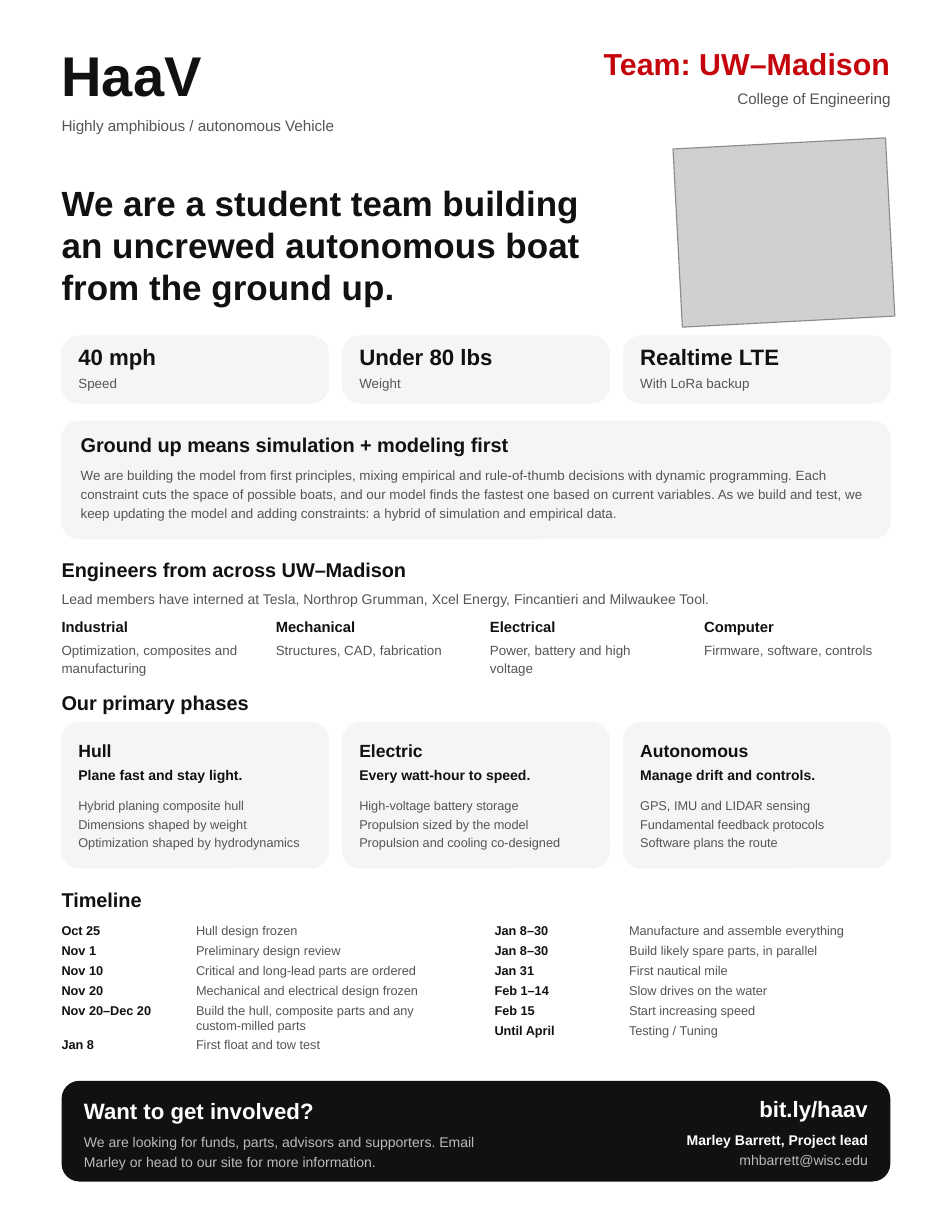
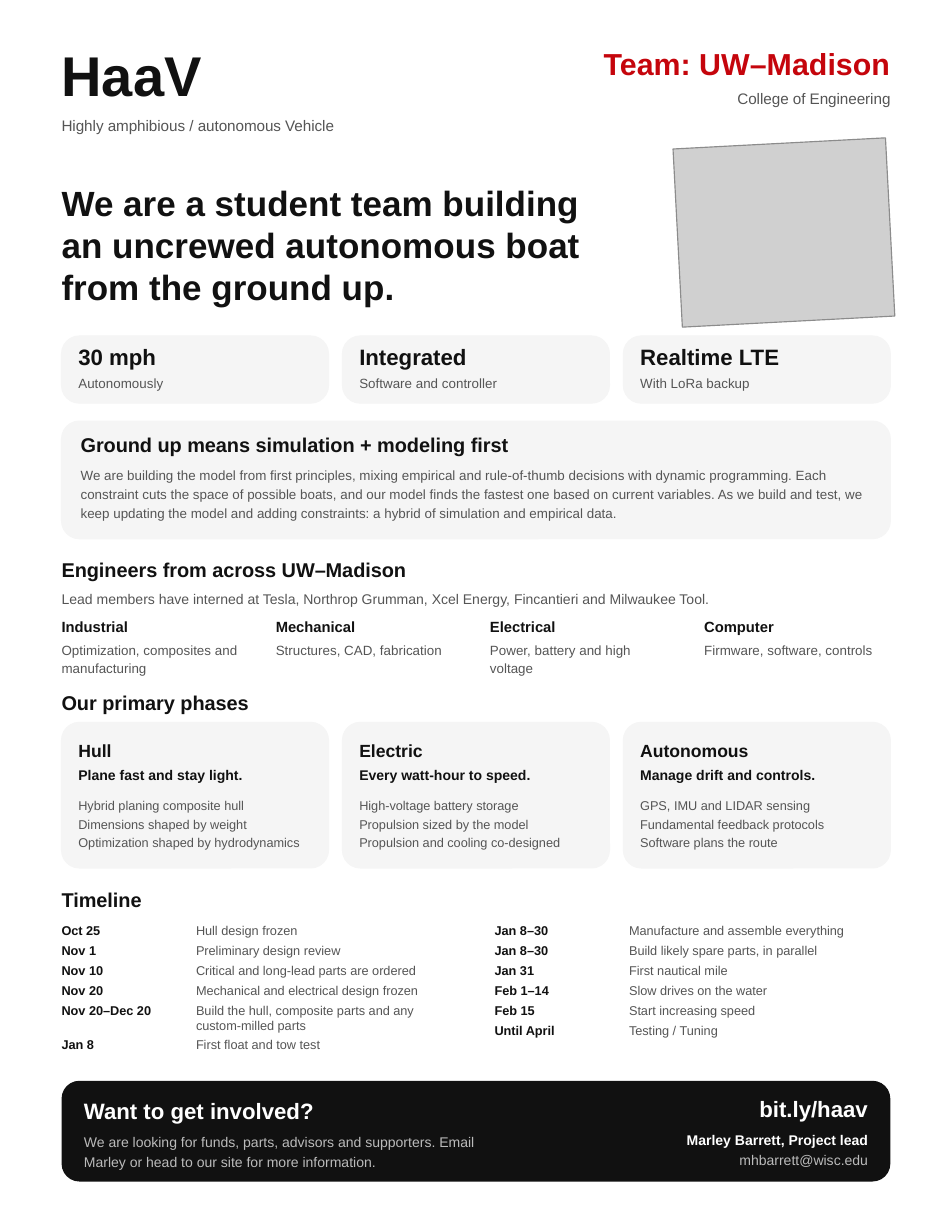
Before and after one commit to MarMar888/hav, a slide deck: slide 1 of dashboard/public/haav-handout.pptx. Drawn at 952x1232 pixels with LibreOffice and Linux fonts; fonts in the diff are those of the drawing; grey boxes stand for pictures. Boxes give left, top, right and bottom in pixels: in the first picture for what was removed or moved away, otherwise in the second. Text is boxed around its words. In the diff, an @@ line names an element or a change of style, - is before the commit and + after.

```diff
--- a/dashboard/public/haav-handout.pptx
+++ b/dashboard/public/haav-handout.pptx
@@ text at bbox=[78, 349, 156, 370]: text changed @@
-40 mph
+30 mph
@@ text at bbox=[359, 349, 466, 370]: text changed @@
-Under 80 lbs
+Integrated
@@ text at bbox=[78, 378, 163, 391]: text changed @@
-Speed
+Autonomously
@@ text at bbox=[359, 378, 497, 388]: text changed @@
-Weight
+Software and controller
```
Also in this commit, not shown: 4 other files.
